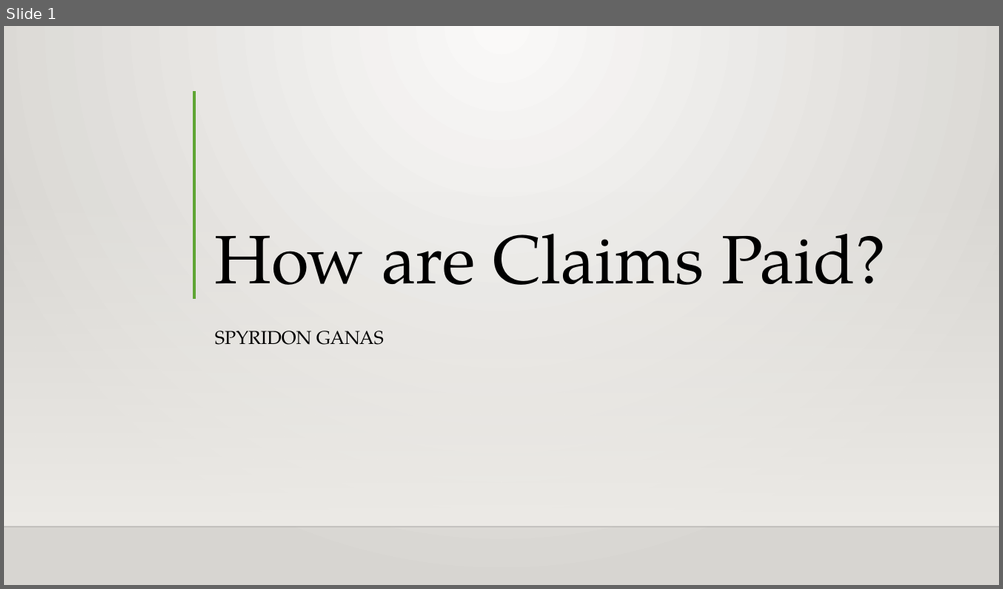
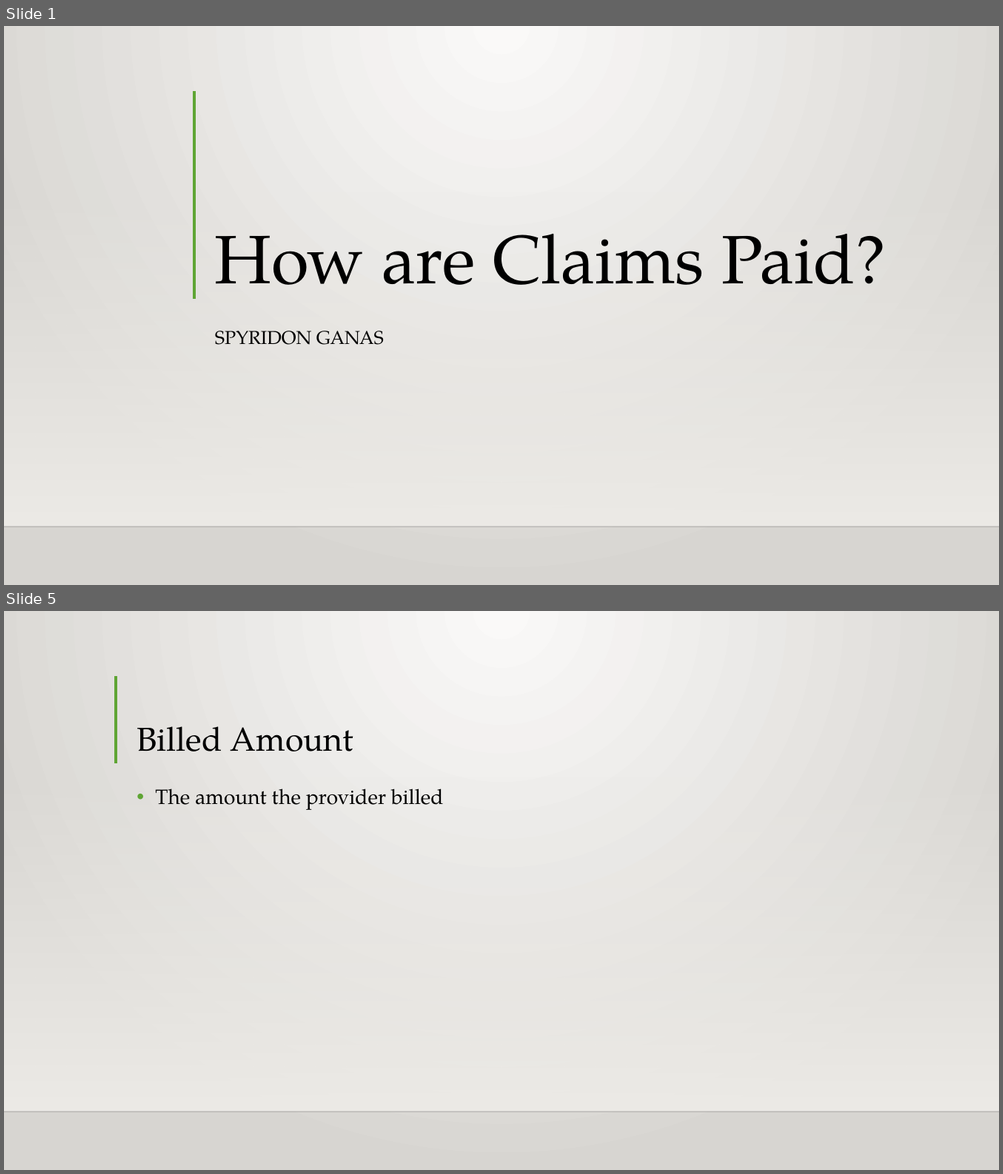
Before and after one commit to Intro-to-APCD/Intro-to-APCD.github.io, a slide deck: PowerPoints/Phase 3 - Claims Terminology/010 How are Claims Paid.pptx. Shown one above the other, each under a label of ours: slide 1 before the commit, slides 1 and 5 after it; the slides between them are not shown. The pictures are 1003x589 and 1003x1174 pixels, drawn with LibreOffice and Linux fonts; fonts in the diff are those of the drawing; background and template pictures are left out. Boxes give left, top, right and bottom in pixels: in the first picture for what was removed or moved away, otherwise in the second. Text is boxed around its words. In the diff, an @@ line names an element or a change of style, - is before the commit and + after.

```diff
--- a/PowerPoints/Phase 3 - Claims Terminology/010 How are Claims Paid.pptx
+++ b/PowerPoints/Phase 3 - Claims Terminology/010 How are Claims Paid.pptx
@@ slide 5 added at (4, 611, 999, 1170), background gradient #FAFAF9 to #D7D5D2; not listed: 2 template elements that a slide beside it also shows @@
@@ line added from (116, 676) to (116, 763), #5FA534 3 pt @@
@@ title added at (136, 726, 354, 752), 32 pt, text #000000 @@
+Billed Amount
@@ text added at (155, 789, 443, 810), 20 pt, text #000000 @@
+• The amount the provider billed
```
Also in this commit, not shown: 2 slides changed, 8 other slides added, 9 slides removed.
